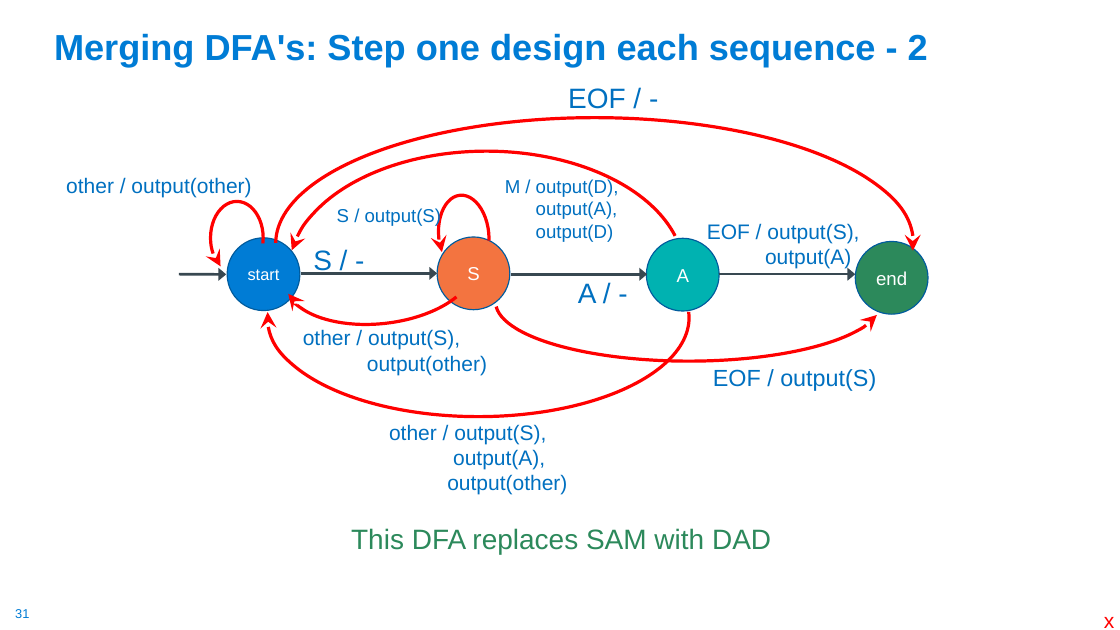
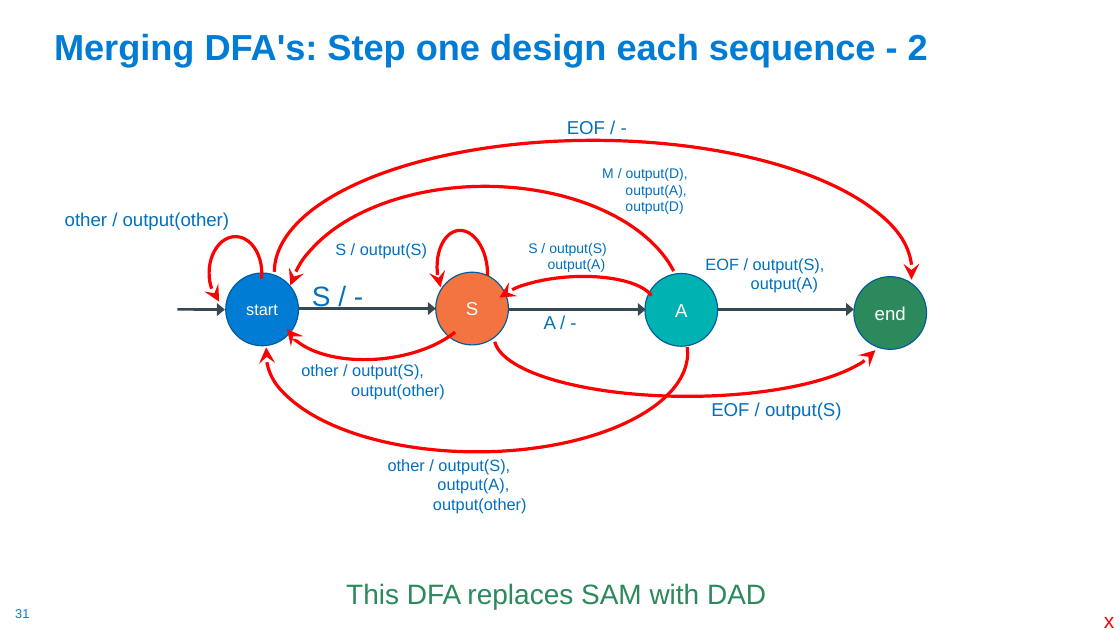
Before and after one commit to cse30-sp24/Muller-Slides, a slide deck: slide 31 of 01-C-Part1.pptx. Drawn at 1120x630 pixels with LibreOffice and Linux fonts; fonts in the diff are those of the drawing. Boxes give left, top, right and bottom in pixels: in the first picture for what was removed or moved away, otherwise in the second. Text is boxed around its words. In the diff, an @@ line names an element or a change of style, - is before the commit and + after.

```diff
--- a/01-C-Part1.pptx
+++ b/01-C-Part1.pptx
@@ text "EOF / -": place and size @@
-text "EOF / -" at <box>568,88,626,109</box>
+text "EOF / -" at <box>567,121,605,134</box>
@@ text "EOF / -" at <box>567,121,605,134</box>: size 24 to 16 pt @@
@@ arc (boxed as its full ellipse): place and size @@
-arc (boxed as its full ellipse) at <box>276,118,913,369</box>
+arc (boxed as its full ellipse) at <box>275,140,912,404</box>
@@ text "M / output(D),": place and size @@
-text "M / output(D)," at <box>505,179,619,242</box>
+text "M / output(D)," at <box>602,168,688,214</box>
@@ text "M / output(D)," at <box>602,168,688,214</box>: size 16 to 12 pt @@
@@ text "other / output(other)": place and size @@
-text "other / output(other)" at <box>66,177,251,198</box>
+text "other / output(other)" at <box>65,212,230,230</box>
@@ text "other / output(other)" at <box>65,212,230,230</box>: size 18 to 16 pt @@
@@ text "S / output(S)": place and size @@
-text "S / output(S)" at <box>337,208,442,227</box>
+text "S / output(S)" at <box>335,243,427,259</box>
@@ text "S / output(S)" at <box>335,243,427,259</box>: size 16 to 14 pt @@
@@ text added at <box>528,243,606,272</box>, 12 pt, text #0070C0 @@
+S / output(S)
+output(A)
@@ text "EOF / output(S),": place and size @@
-text "EOF / output(S)," at <box>707,223,859,269</box>
+text "EOF / output(S)," at <box>705,258,825,293</box>
@@ arc (boxed as its full ellipse) added at <box>490,272,656,341</box>, outline #FF0000 2.75 pt @@
@@ 6 arc (boxed as its full ellipse)s, 4 ellipses, 4 arrows, 1 text: place and size @@
-6 arc (boxed as its full ellipse)s, 4 ellipses, 4 arrows, 1 text at <box>179,151,928,417</box>
+6 arc (boxed as its full ellipse)s, 4 ellipses, 4 arrows, 1 text at <box>177,187,928,452</box>
@@ text "A / -" at <box>544,316,556,329</box>: size 24 to 16 pt @@
@@ text "A / -": place and size @@
-text "A / -" at <box>578,283,597,303</box>
+text "A / -" at <box>544,316,556,329</box>
@@ size 18 to 14 pt in 3 elements at <box>705,258,825,293</box>, <box>388,459,527,513</box>, <box>301,364,445,399</box> @@
@@ text "other / output(S),": place and size @@
-text "other / output(S)," at <box>303,329,487,375</box>
+text "other / output(S)," at <box>301,364,445,399</box>
@@ text "EOF / output(S)": place and size @@
-text "EOF / output(S)" at <box>713,369,876,391</box>
+text "EOF / output(S)" at <box>711,402,842,420</box>
@@ text "EOF / output(S)" at <box>711,402,842,420</box>: size 20 to 16 pt @@
@@ text "other / output(S),": place and size @@
-text "other / output(S)," at <box>389,424,567,495</box>
+text "other / output(S)," at <box>388,459,527,513</box>
@@ text "This DFA replaces SAM with ...": place and size @@
-text "This DFA replaces SAM with ..." at <box>351,528,771,554</box>
+text "This DFA replaces SAM with ..." at <box>346,583,766,609</box>
```
Also in this commit, not shown: 4 other slides changed, 1 other file.
